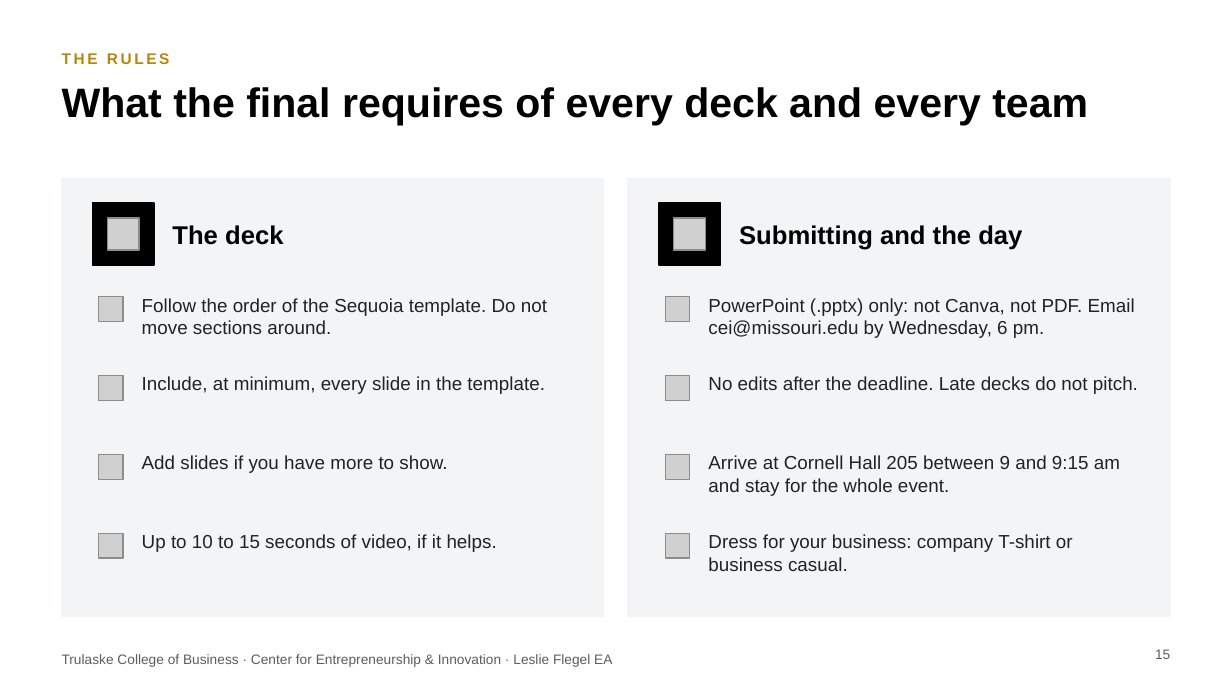
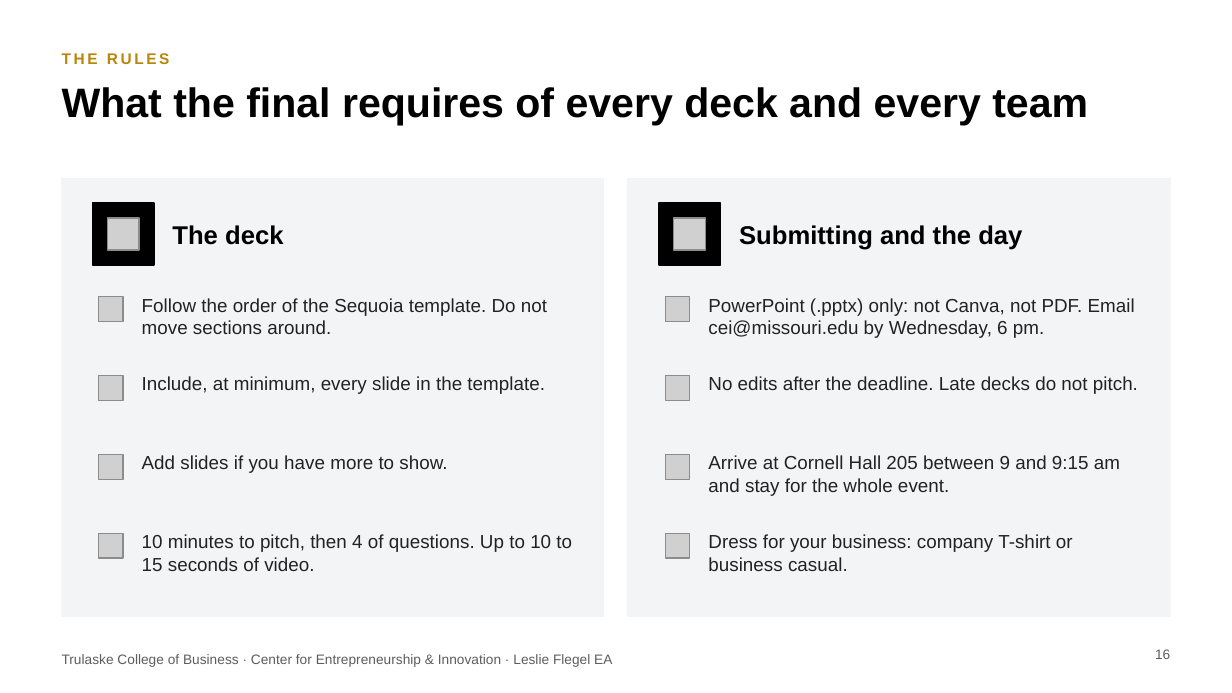
Before and after one commit to nfajors/CEI, a slide deck: slide 16 of assets/ea/ea-week6-learning-to-pitch.pptx (slide 15 before the commit). Drawn at 1232x693 pixels with LibreOffice and Linux fonts; fonts in the diff are those of the drawing; grey boxes stand for pictures. Boxes give left, top, right and bottom in pixels: in the first picture for what was removed or moved away, otherwise in the second. Text is boxed around its words. In the diff, an @@ line names an element or a change of style, - is before the commit and + after.

```diff
--- a/assets/ea/ea-week6-learning-to-pitch.pptx
+++ b/assets/ea/ea-week6-learning-to-pitch.pptx
@@ text at (x1=142, y1=534, x2=572, y2=571): text changed @@
-Up to 10 to 15 seconds of video, if it helps.
+10 minutes to pitch, then 4 of questions. Up to 10 to 15 seconds of video.
```
Also in this commit, not shown: 9 other slides changed, 1 slide added, 13 other files.
